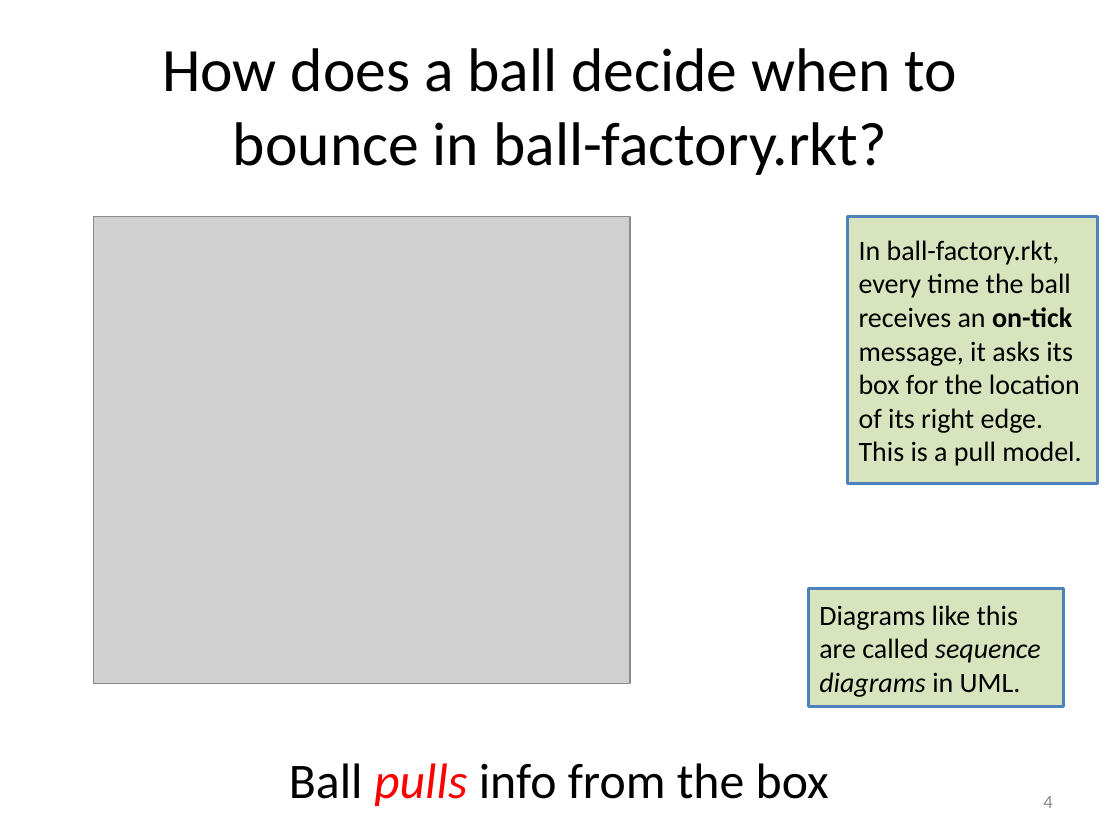
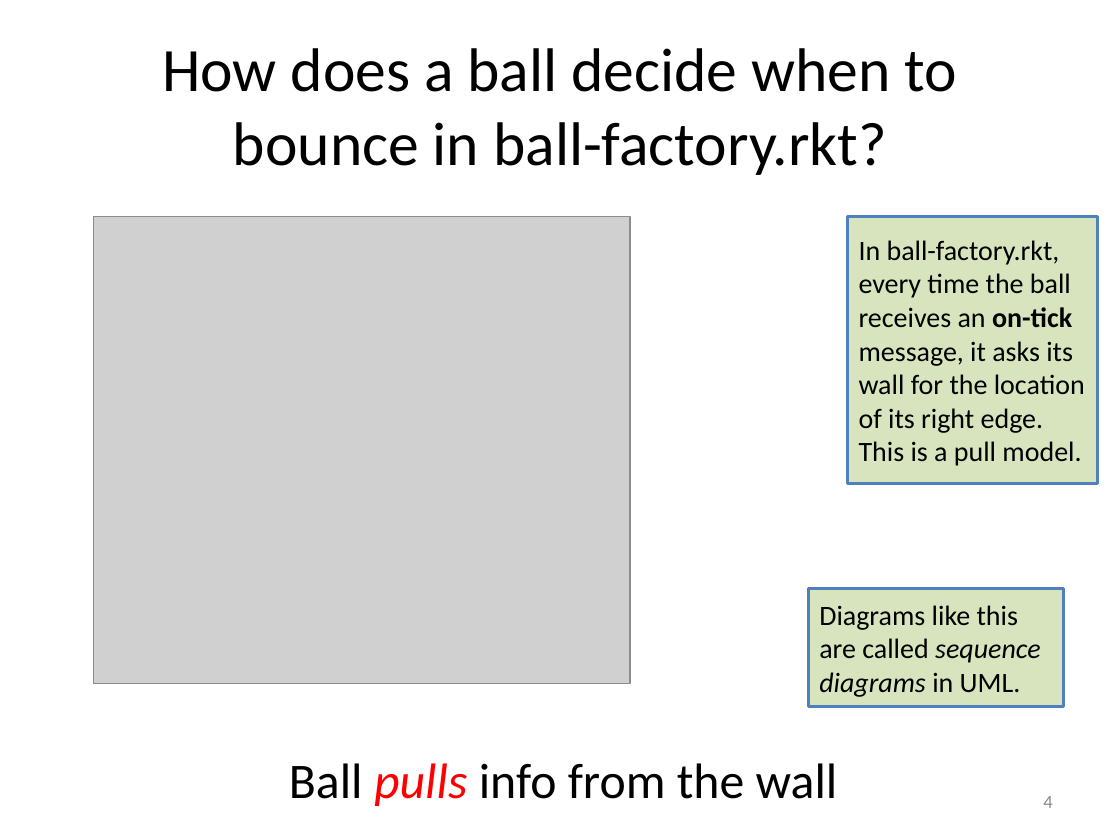
Before and after one commit to mwand/cs5010f16, a slide deck: slide 4 of Slides/Lesson 10.6 Publish-Subscribe.pptx. Drawn at 1120x840 pixels with LibreOffice and Linux fonts; fonts in the diff are those of the drawing; grey boxes stand for pictures. Boxes give left, top, right and bottom in pixels: in the first picture for what was removed or moved away, otherwise in the second. Text is boxed around its words. In the diff, an @@ line names an element or a change of style, - is before the commit and + after.

```diff
--- a/Slides/Lesson 10.6 Publish-Subscribe.pptx
+++ b/Slides/Lesson 10.6 Publish-Subscribe.pptx
@@ text in rectangle at bbox=[859, 240, 1085, 466]: text changed @@
-In ball-factory.rkt, every time the ball receives an on-tick message, it asks its box for the location of its right edge. This is a pull model.
+In ball-factory.rkt, every time the ball receives an on-tick message, it asks its wall for the location of its right edge. This is a pull model.
@@ text at bbox=[289, 763, 838, 806]: text changed @@
-Ball pulls info from the box
+Ball pulls info from the wall
```
Also in this commit, not shown: 5 other slides changed, 6 other files.
